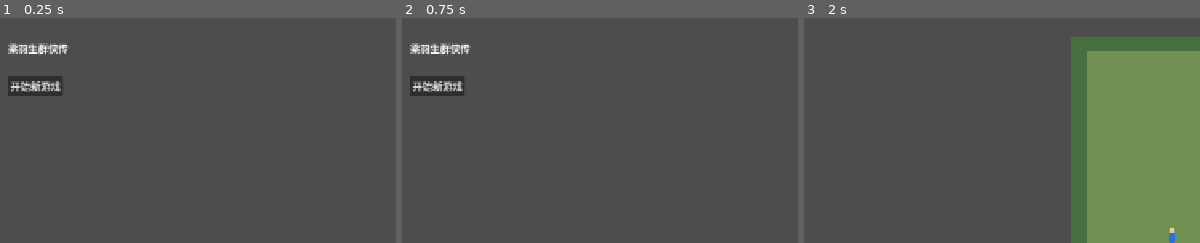
Above: before the commit, frames 1-3 (left to right).
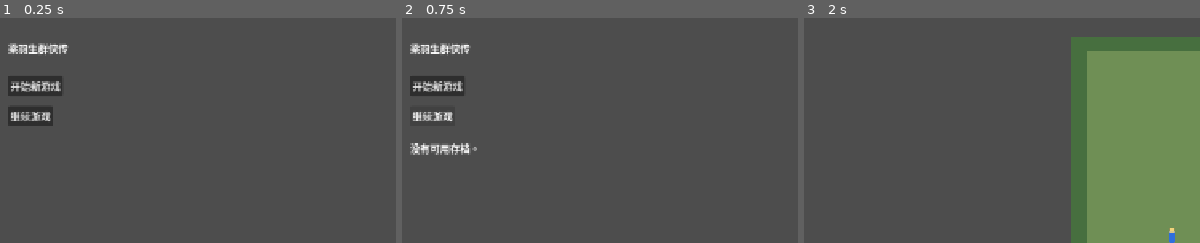
Above: after the commit, the same moments.

Repository: zhangyebo1991/liangyusheng-qunxiazhuan
Game: Godot game, scene res://scenes/boot.tscn
Same seed, same stepped clock (60 frames per second), same inputs: the game is played once before the commit and once after it.
Inputs (mouse positions are % of the whole screen's width and height, from its top left):
- Up to frame 1 (0.25 s): no input
- Up to frame 2 (0.75 s): click (7, 23) at 0.5 s, where only the run after the commit has a clickable "继续游戏"
- Up to frame 3 (2 s): click "开始新游戏" at 1.25 s
The pictures show only the part of the screen within x 3-53%, y 2-52%; the shares and areas given below are measured in that part.

The runs differ from the first frame. In frame 1, 0.8% of the frame differs, in the area x 2-14%, y 39-48%; in frame 2, 0.9%, in the area x 2-19%, y 41-61%; in frame 3, nothing differs.

Commit message:
feat: 添加继续游戏入口

Diff:
--- a/scripts/scenes/main_menu_screen.gd
+++ b/scripts/scenes/main_menu_screen.gd
@@ -1,4 +1,6 @@
 extends Control
+
+var message_label: Label
 
 func _ready() -> void:
 	var title = Label.new()
@@ -12,6 +14,23 @@
 	start_button.pressed.connect(_start_new_game)
 	add_child(start_button)
 
+	var continue_button = Button.new()
+	continue_button.text = "继续游戏"
+	continue_button.position = Vector2(64, 152)
+	continue_button.pressed.connect(_continue_game)
+	add_child(continue_button)
+
+	message_label = Label.new()
+	message_label.position = Vector2(64, 208)
+	message_label.size = Vector2(600, 32)
+	add_child(message_label)
+
 func _start_new_game() -> void:
 	GameState.start_new_game()
 	SceneLoader.change_scene("res://scenes/mountain_pass.tscn")
+
+func _continue_game() -> void:
+	if not GameState.load_from_path("user://save_01.json"):
+		message_label.text = "没有可用存档。"
+		return
+	SceneLoader.change_scene(GameState.get_current_map_scene_path())
